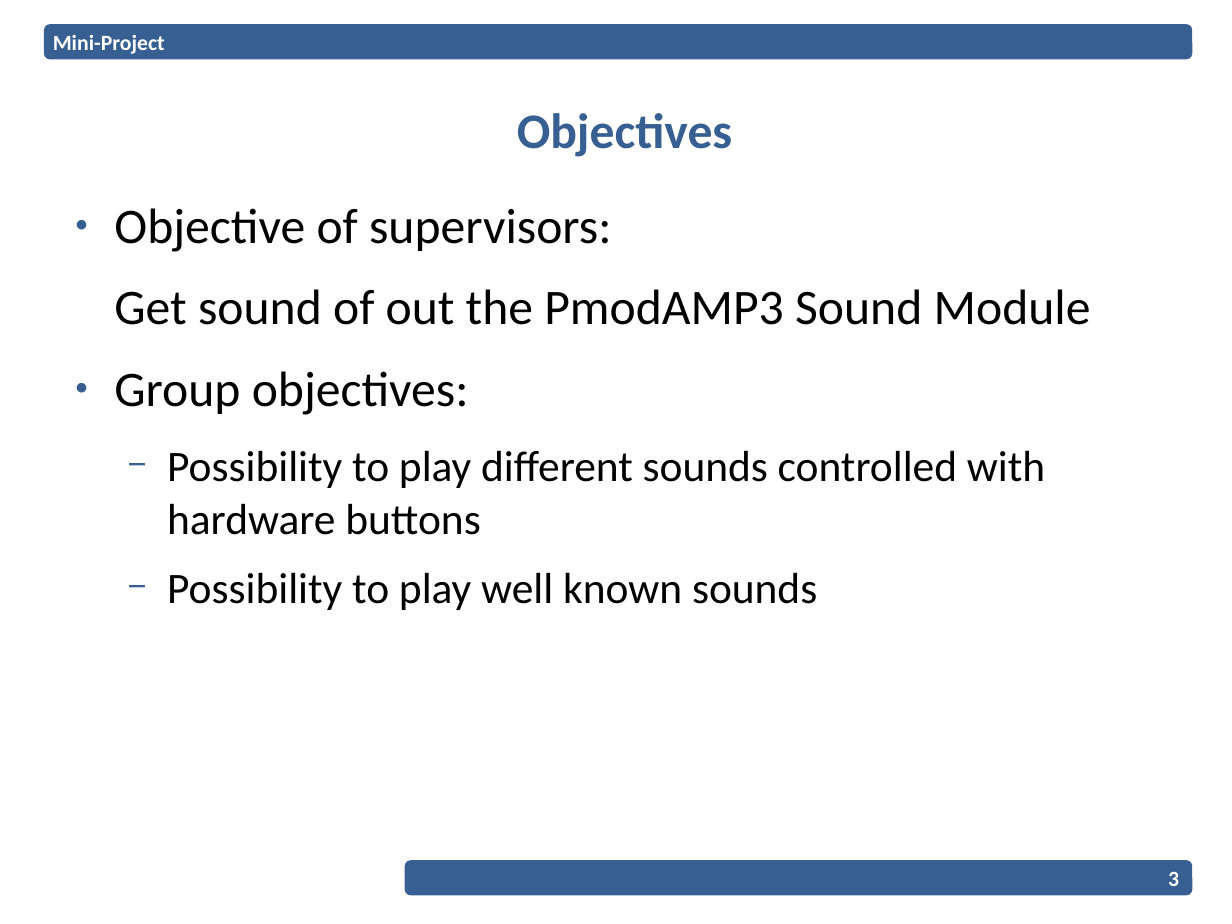
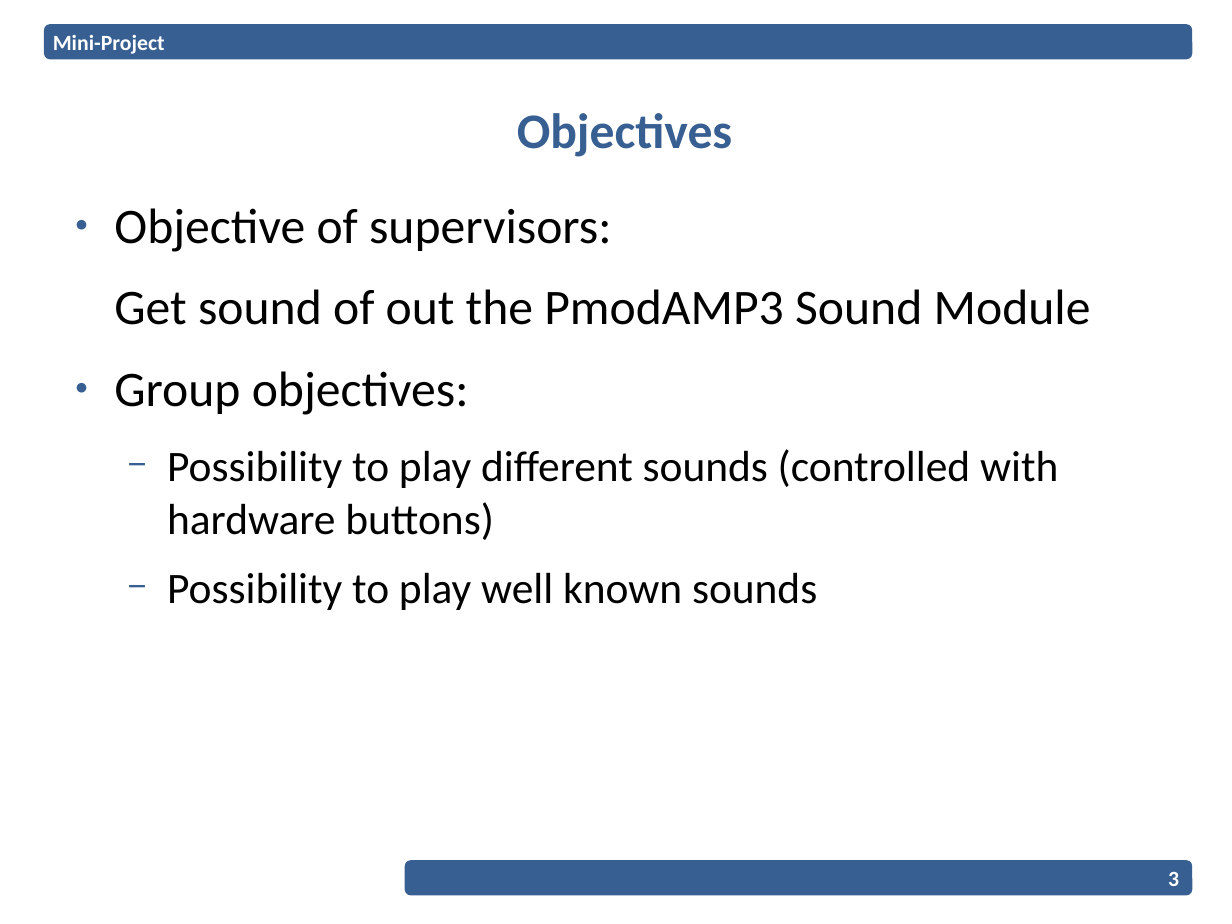
Before and after one commit to EPiCS/soundgates, a slide deck: slide 3 of miniproject-presentation/Presentation.odp. Drawn at 1232x924 pixels with LibreOffice and Linux fonts; fonts in the diff are those of the drawing; background and template pictures are left out. Boxes give left, top, right and bottom in pixels: in the first picture for what was removed or moved away, otherwise in the second. Text is boxed around its words. In the diff, an @@ line names an element or a change of style, - is before the commit and + after.

```diff
--- a/miniproject-presentation/Presentation.odp
+++ b/miniproject-presentation/Presentation.odp
@@ text at box(167, 449, 1058, 540): text changed @@
-  − Possibility to play different sounds controlled with hardware buttons
+  − Possibility to play different sounds (controlled with hardware buttons)
```
Also in this commit, not shown: 5 slides added, 15 other files.
